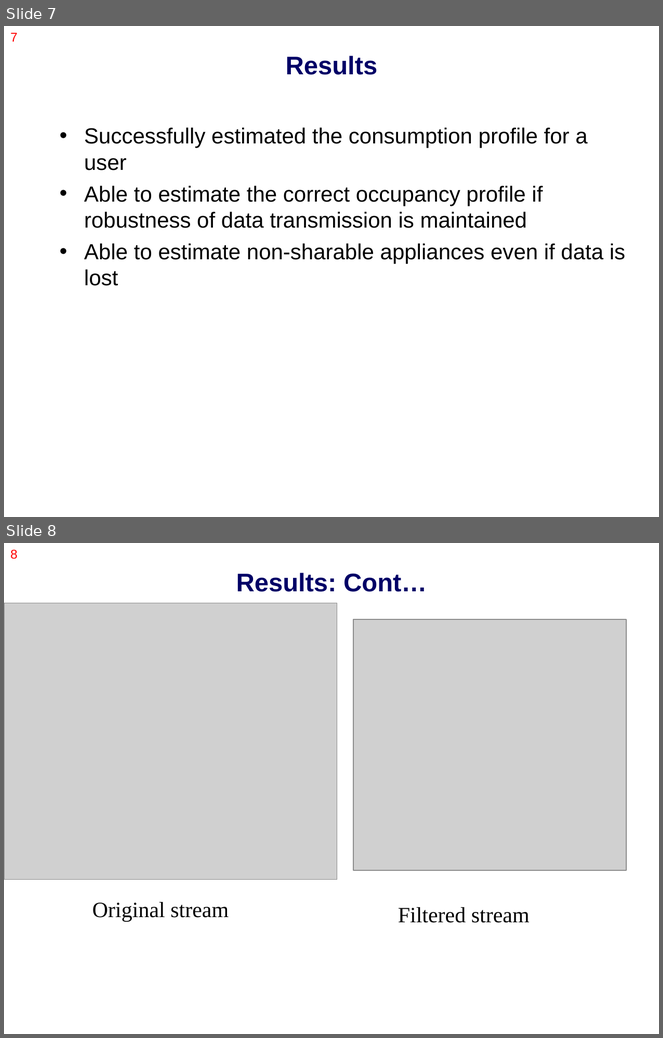
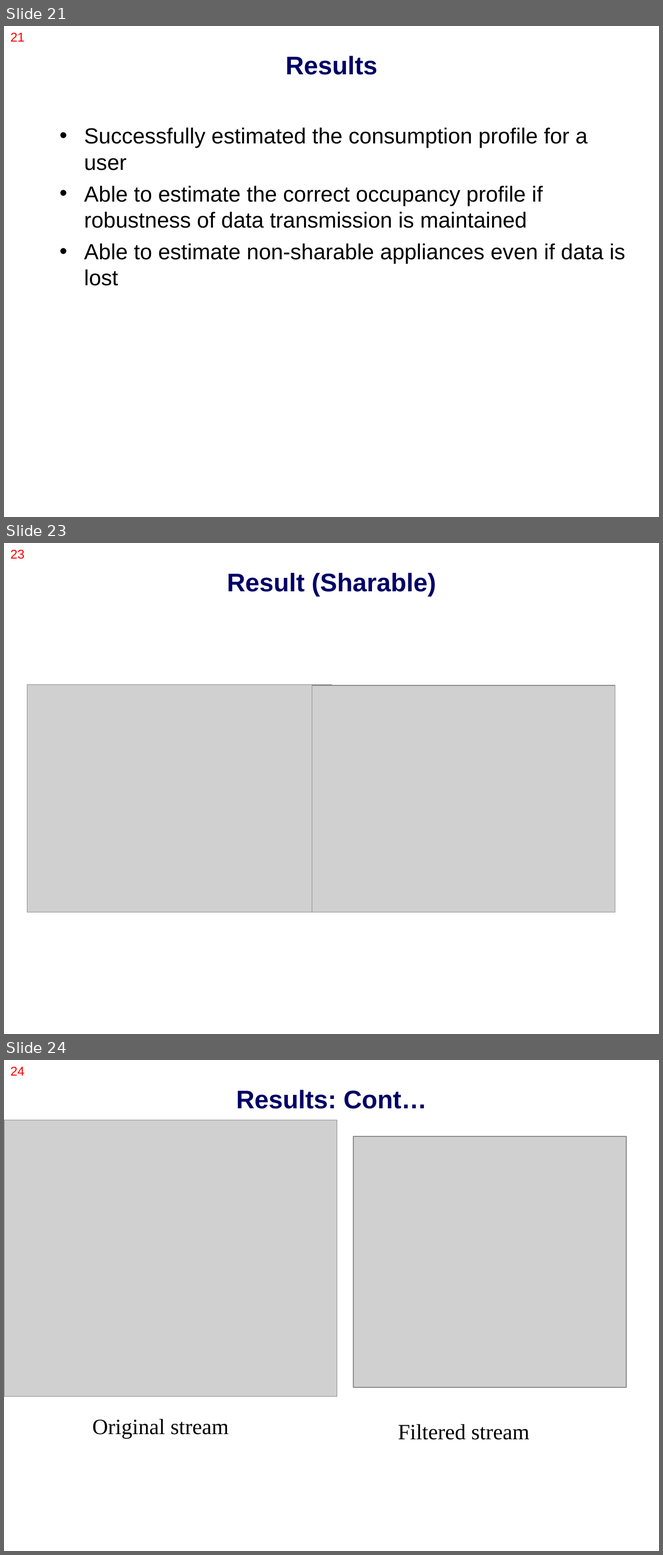
Before and after one commit to nesl/splt, a slide deck: docs/presentation/class_project.ppt. Shown one above the other, each under a label of ours: slides 7 and 8 before the commit, slides 21, 23 and 24 after it; the slides between them are not shown. The pictures are 663x1038 and 663x1555 pixels, drawn with LibreOffice and Linux fonts; fonts in the diff are those of the drawing; grey boxes stand for pictures. Boxes give left, top, right and bottom in pixels: in the first picture for what was removed or moved away, otherwise in the second. Text is boxed around its words. In the diff, an @@ line names an element or a change of style, - is before the commit and + after.

```diff
--- a/docs/presentation/class_project.ppt
+++ b/docs/presentation/class_project.ppt
@@ slide 23 added at [4,543,659,1034], background #FFFFFF @@
@@ page number added at [10,550,24,559], 14 pt, text #FF0000 @@
+23
@@ title added at [227,573,436,597], 28 pt, text #000066, bold @@
+Result (Sharable)
@@ picture added at [27,684,332,913] @@
@@ picture added at [312,686,616,913] @@
@@ what was slide 7 is now slide 21 @@
@@ page number at [10,33,24,42]: text changed @@
-7
+21
@@ what was slide 8 is now slide 24 @@
@@ page number at [10,1067,24,1076]: text changed @@
-8
+24
```
Also in this commit, not shown: 17 other slides added.
